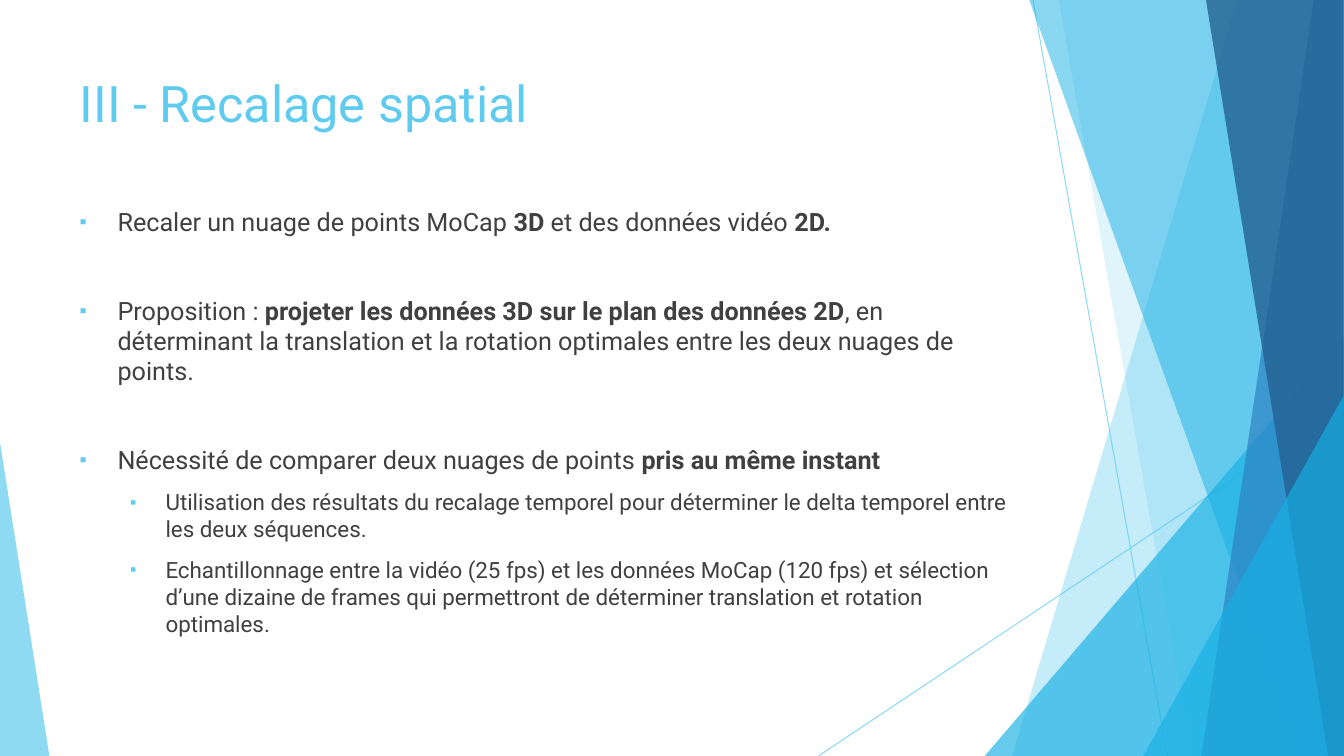
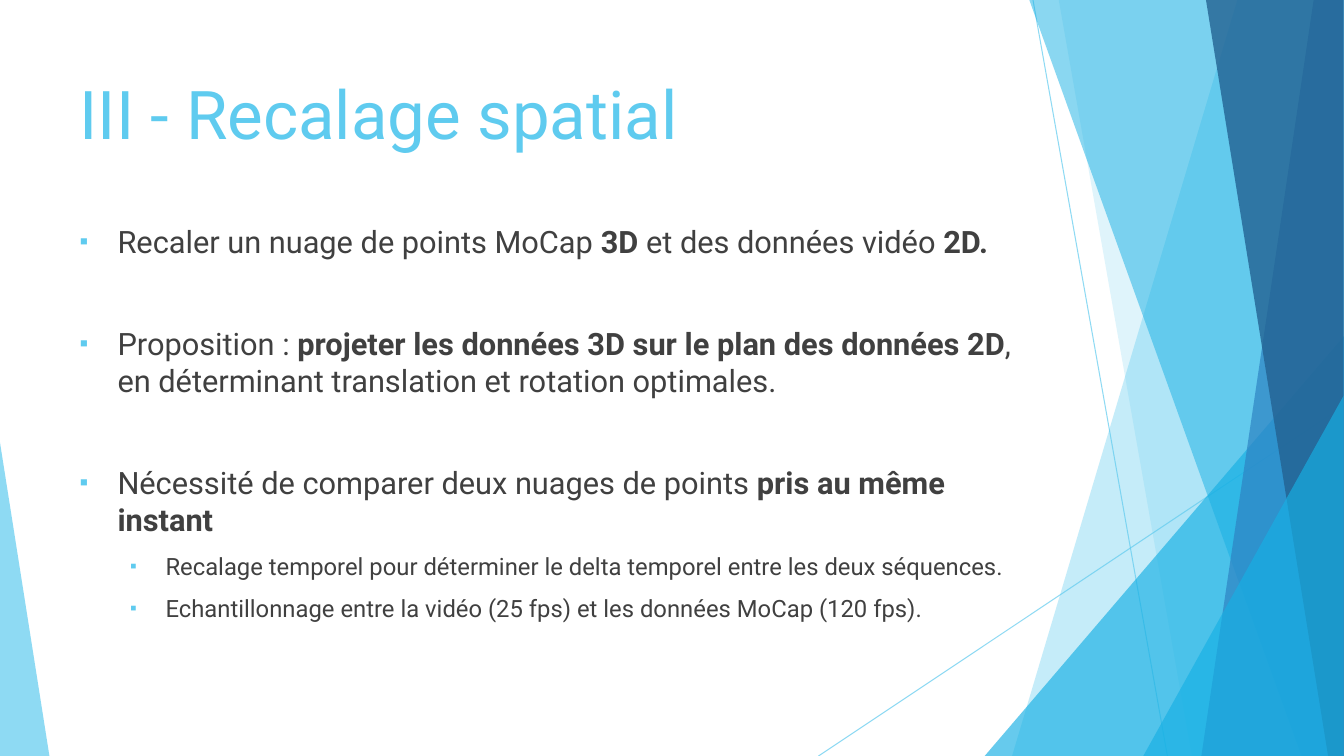
Before and after one commit to marc921/GesteIA, a slide deck: slide 8 of Présentation.pptx. Drawn at 1344x756 pixels with LibreOffice and Linux fonts; fonts in the diff are those of the drawing. Boxes give left, top, right and bottom in pixels: in the first picture for what was removed or moved away, otherwise in the second. Text is boxed around its words. In the diff, an @@ line names an element or a change of style, - is before the commit and + after.

Commit message:
Update slides bis

```diff
--- a/Présentation.pptx
+++ b/Présentation.pptx
@@ title "III - Recalage spatial" at (80, 88, 678, 153): size 36 to 48 pt @@
@@ text "Recaler un nuage de points ...": place and size @@
-text "Recaler un nuage de points ..." at (118, 212, 1006, 637)
+text "Recaler un nuage de points ..." at (118, 230, 1011, 622)
@@ text at (118, 230, 988, 532): size 18 to 22 pt in "Recaler un nuage de points MoCap 3D ...", "Nécessité de comparer deux nuages de points ..." @@
@@ text at (118, 332, 1011, 399): text changed; size 18 to 22 pt @@
-▪ Proposition : projeter les données 3D sur le plan des données 2D, en déterminant la translation et la rotation optimales entre les deux nuages de points.
+▪ Proposition : projeter les données 3D sur le plan des données 2D, en déterminant translation et rotation optimales.
@@ text at (166, 557, 1002, 622): text changed; size 16 to 17 pt @@
-  ▪ Utilisation des résultats du recalage temporel pour déterminer le delta temporel entre les deux séquences.
-  ▪ Echantillonnage entre la vidéo (25 fps) et les données MoCap (120 fps) et sélection d’une dizaine de frames qui permettront de déterminer translation et rotation optimales.
+  ▪ Recalage temporel pour déterminer le delta temporel entre les deux séquences.
+  ▪ Echantillonnage entre la vidéo (25 fps) et les données MoCap (120 fps).
```
Also in this commit, not shown: 11 other slides changed.
